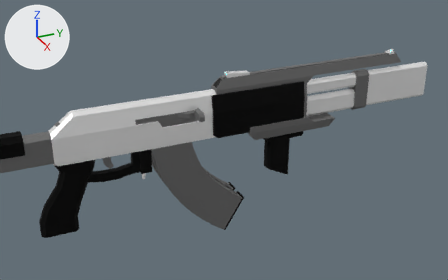
Two versions of the Blender file ProtoRifle.blend, one commit apart.
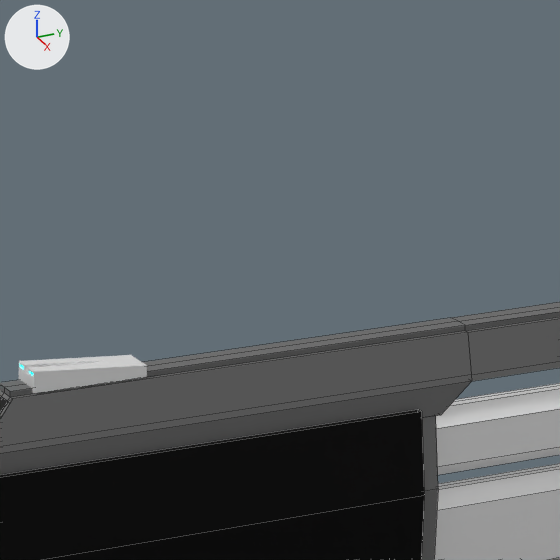
Each version appears first from a 50 mm lens placed at (23.65, -4.91, 10.3), pointed at (0.55, 5.48, -1.26), and next in a close-up on the part from 49% to 74% of the width and 0% to 40% of the height. Arrows for +X, +Y and +Z are at upper left; the lights stay in place. The close-ups show mesh edges as thin lines.

Names of what the first close-up shows: 'Barrel', 'IronSights', 'ProtoRifle'.
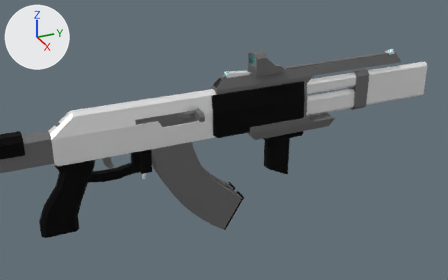
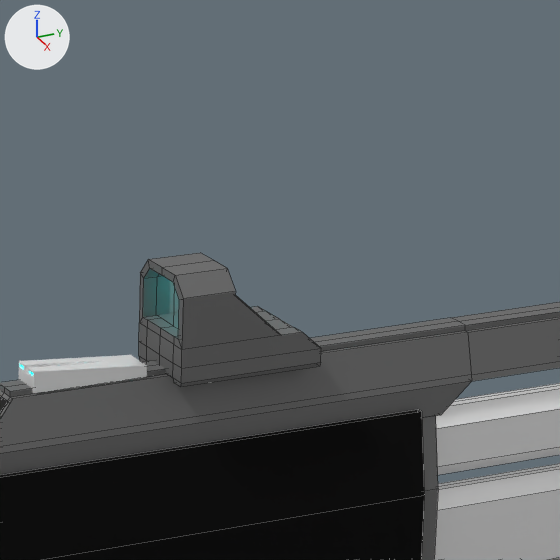
Changed parts and their boxes [x1, y1, x2, y2] in the close-ups (560 x 560 px):
'HoloSight', added: after [139, 253, 321, 387]
    faces in mat_base (grey #777777): [139, 253, 321, 387]
    faces in mat_sight (white #ffffff): [156, 274, 179, 329]

What the commit changed:
Material 'Sight' (mat_sight) is new.
Its base color is (1.0, 1.0, 1.0) (white #ffffff).
Its metallic is 1.0.
Its roughness is 0.0.
Its alpha is 0.3.
Mesh me_holosight is new.
It has 98 vertices, 102 faces and spans x -0.42..0.42, y 7.106..8.5, z 1.445..2.419.
Faces by material slot: [96, 4, 2].
It uses material mat_base (grey #777777).
It uses material mat_glow (cyan #00ffff).
It uses material mat_sight (white #ffffff).
Object 'HoloSight' (ob_holosight) is new; it shows me_holosight.
Its location is (0.0, 0.0, 0.0).
